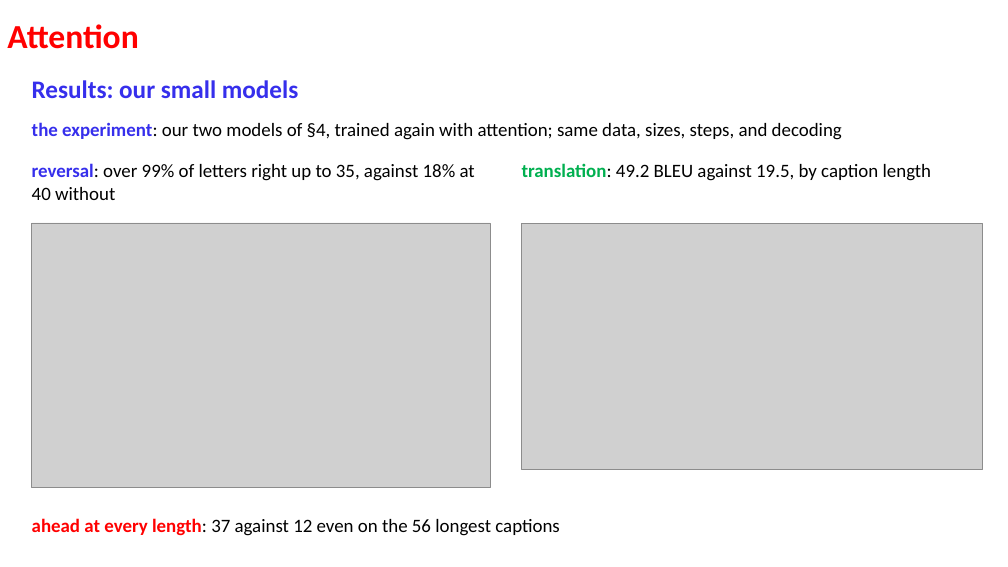
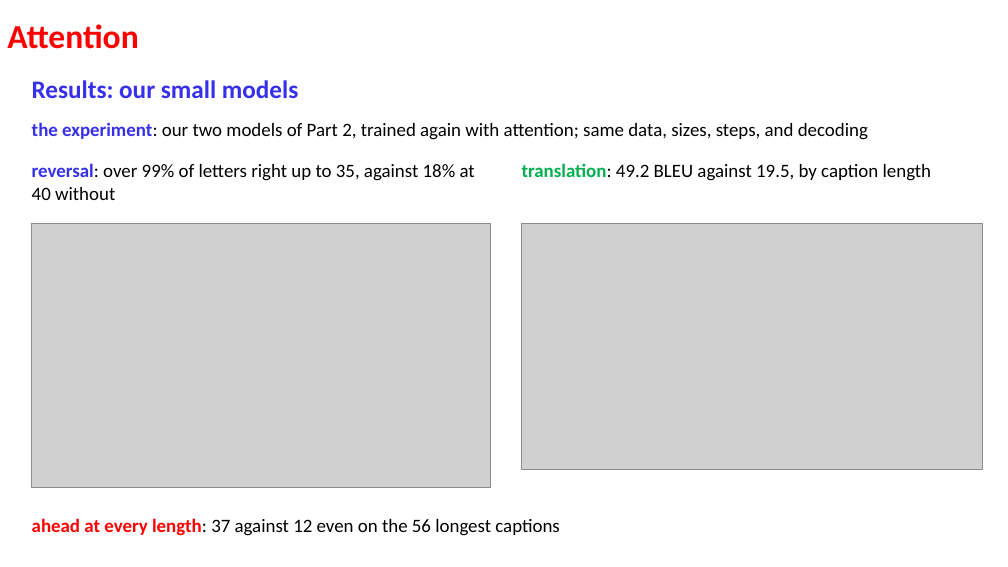
Before and after one commit to mathrulestheworld/genai-first-principles, a slide deck: slide 39 of materials/week-03/lecture-03-slides.pptx. Drawn at 1008x567 pixels with LibreOffice and Linux fonts; fonts in the diff are those of the drawing; grey boxes stand for pictures. Boxes give left, top, right and bottom in pixels: in the first picture for what was removed or moved away, otherwise in the second. Text is boxed around its words. In the diff, an @@ line names an element or a change of style, - is before the commit and + after.

```diff
--- a/materials/week-03/lecture-03-slides.pptx
+++ b/materials/week-03/lecture-03-slides.pptx
@@ text at box(32, 122, 868, 140): text changed @@
-the experiment: our two models of §4, trained again with attention; same data, sizes, steps, and decoding
+the experiment: our two models of Part 2, trained again with attention; same data, sizes, steps, and decoding
```
Also in this commit, not shown: 3 other files.
